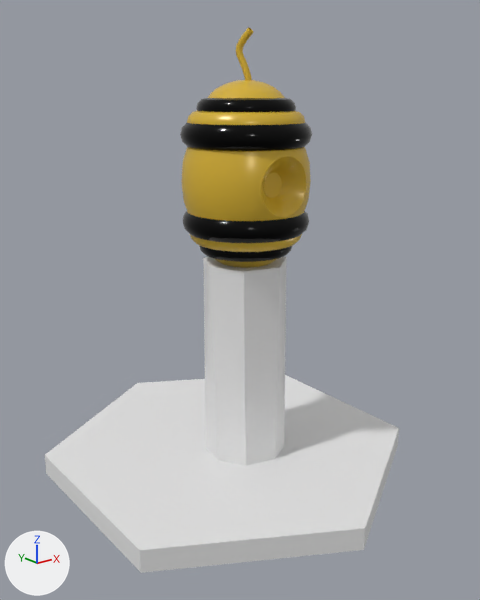
One commit to the FBX model Assets/_Meshes/Tiled/wax.fbx: the scene before it, then after it.
The view is the same before and after, from a 50 mm lens placed at (-2.03, -5.21, 1.98), pointed at (0.04, -2.62, 0.95). Every picture has the same lights, and +X, +Y and +Z are marked at lower left.

The older version as bpy lines, for what is in view:
```python
me_torus_001 = bpy.data.meshes.new('Torus.001')
me_torus_001.from_pydata(...)  # 4733 vertices, 4673 faces; spans x -0.9..0.83, y -0.9..1.1, z -0.02..2.24
# faces by material slot: [2345, 2304, 16, 8]
me_torus_001.materials.append(mat_wax_yellow_001)  # yellow #d9b333
me_torus_001.materials.append(mat_wax_dark_001)  # black #000000
me_torus_001.materials.append(mat_buche_003)  # white #e7e7e7
me_torus_001.materials.append(mat_tile_002)  # white #e7e7e7
ob_torus_003 = bpy.data.objects.new('Torus.003', me_torus_001)
ob_torus_003.location = (0.038, -2.671, 0.021)
```
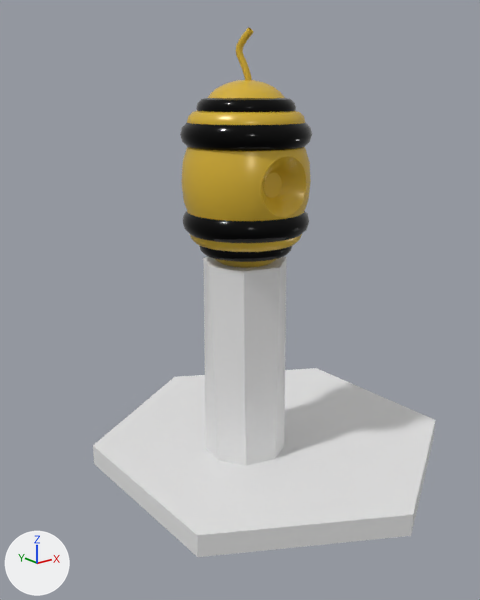
Where the newer file only moved an object's origin or applied its transform, the numbers keep the older frame.

Location of each change, (x1, y1, x2, y2) in pixels of the pictures (480 x 600 px; the box of a moved part takes in the faces that stretch with it):
'Torus.003', reshaped: before (45, 27, 399, 573); after (93, 27, 435, 557)
part 1 of me_torus_001, moved or reshaped: before (45, 375, 399, 573); after (93, 368, 435, 557)

The edits, one by one:
me_torus_001 has 4733 vertices, 4673 faces and spans x -0.9..0.83, y -0.9..1.1, z -0.02..2.24.
me_torus_001 is used by ob_torus_003; location (0.038, -2.671, 0.021).
me_torus_001 part 1: the loose piece of 12 vertices spanning x -0.9..0.83, y -0.9..1.1, z -0.02..0.09 is moved by (0.25, -0.07, 0.0).
